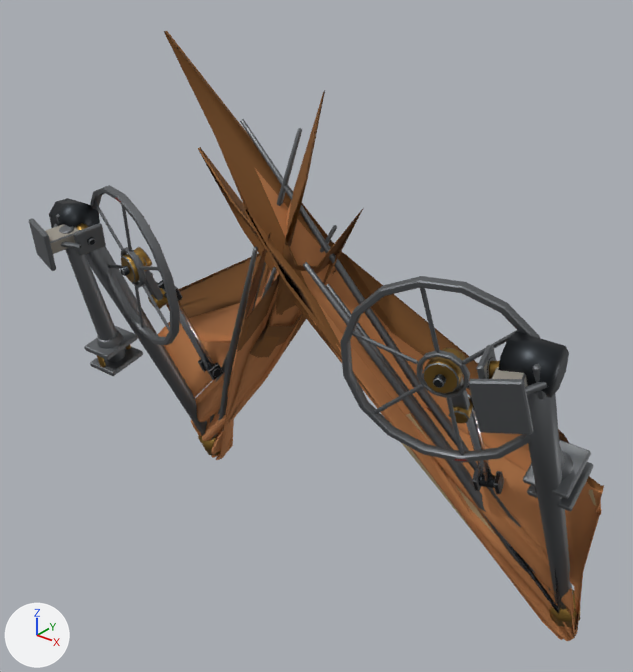
Renders of the FBX model Assets/Game/Art/Models/Vehicles/Ornithopter/ornithopter_worn.fbx from each side of a commit.
One viewpoint serves both versions: a camera (50 mm lens) standing at (2.15, -2.2, 1.64) and looking at (0.0, 0.48, -0.03). Every picture has the same lights, and +X, +Y and +Z are marked at lower left. The older version comes first.

The first picture shows 'Mesh_OrniWorn_Bearing_L', 'Mesh_OrniWorn_Bearing_R', 'Mesh_OrniWorn_Clamp_L', 'Mesh_OrniWorn_Clamp_R', 'Mesh_OrniWorn_Crank_L', 'Mesh_OrniWorn_Crank_R', 'Mesh_OrniWorn_Gear_L', 'Mesh_OrniWorn_Gear_R', 'Mesh_OrniWorn_Wing_L_Frame', 'Mesh_OrniWorn_Wing_L_Web', 'Mesh_OrniWorn_Wing_R_Frame', 'Mesh_OrniWorn_Wing_R_Web'.
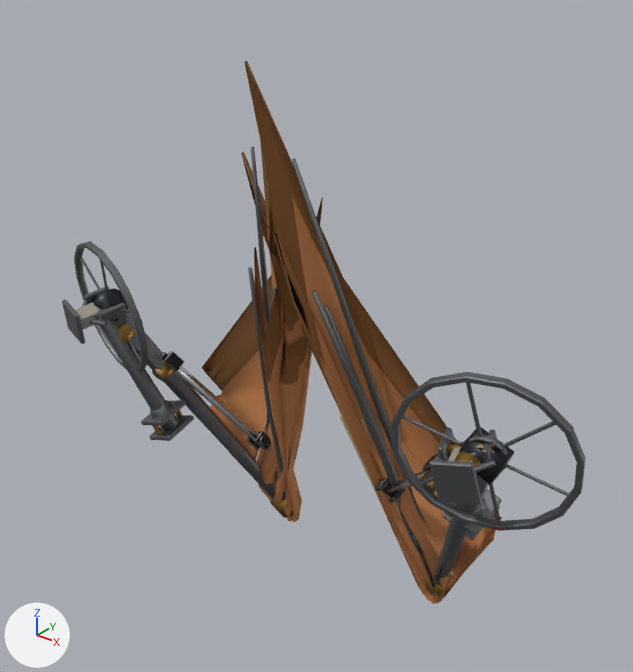
Changed parts and their boxes (x1, y1, x2, y2) in the pictures (633 x 672 px):
'Mesh_OrniWorn_Wing_L_Web', moved, turned, rescaled: before (164, 31, 604, 641); after (241, 61, 502, 604)
'Mesh_OrniWorn_Wing_R_Web', moved, turned, rescaled: before (157, 90, 364, 460); after (202, 141, 323, 522)
'Mesh_OrniWorn_Wing_L_Frame', moved, turned, rescaled: before (240, 119, 580, 627); after (292, 158, 514, 597)
'Mesh_OrniWorn_Gear_L', moved, rescaled (15% shorter): before (340, 276, 540, 463); after (391, 372, 586, 531)
'Mesh_OrniWorn_Wing_R_Frame', moved, turned, rescaled: before (49, 128, 337, 455); after (89, 146, 294, 518)
'Mesh_OrniWorn_Bearing_L', moved, rescaled (14% narrower, 14% shorter): before (468, 345, 547, 435); after (429, 428, 497, 505)
'Mesh_OrniWorn_Gear_R', moved, rescaled (18% narrower, 17% shorter): before (90, 185, 180, 345); after (74, 241, 148, 373)
'Mesh_OrniWorn_Clamp_R', moved, turned, rescaled: before (59, 225, 143, 376); after (95, 308, 194, 441)
'Mesh_OrniWorn_Crank_R', moved, turned, rescaled: before (134, 247, 223, 380); after (118, 322, 271, 450)
'Mesh_OrniWorn_Bearing_R', moved, rescaled: before (29, 214, 106, 271); after (62, 287, 128, 344)
'Mesh_OrniWorn_Crank_L', moved, turned, rescaled: before (441, 348, 504, 494); after (375, 451, 481, 502)
'Mesh_OrniWorn_Clamp_L', moved, turned, rescaled: before (523, 440, 593, 511); after (443, 489, 502, 540)

What changed in the scene script:
```text
Change ob_mesh_orniworn_bearing_l:
    ob_mesh_orniworn_bearing_l.location: (1.228, 0.252, -0.362) -> (1.08, 0.227, -0.628)
    ob_mesh_orniworn_bearing_l.scale: (1.37, 1.37, 1.37) -> (1.21, 1.21, 1.21)
Change ob_mesh_orniworn_bearing_r:
    ob_mesh_orniworn_bearing_r.location: (-1.199, 0.252, -0.362) -> (-1.054, 0.227, -0.628)
    ob_mesh_orniworn_bearing_r.scale: (1.37, 1.37, 1.37) -> (1.21, 1.21, 1.21)
Change ob_mesh_orniworn_wing_l_frame:
    ob_mesh_orniworn_wing_l_frame.location: (1.149, 0.638, -0.463) -> (0.774, 0.567, -0.71)
    ob_mesh_orniworn_wing_l_frame.rotation_euler: (-0.563, -2.994, 0.0928) -> (-0.599, -2.647, 0.104)  # degrees (-32, -172, 5.3) -> degrees (-34, -152, 6)
    ob_mesh_orniworn_wing_l_frame.scale: (1.78, 1.78, 1.78) -> (1.57, 1.57, 1.57)
Change ob_mesh_orniworn_crank_l:
    ob_mesh_orniworn_crank_l.location: (1.213, 0.517, -0.269) -> (0.822, 0.428, -0.744)
    ob_mesh_orniworn_crank_l.rotation_euler: (-0.557, 3.14, -0.0000438) -> (-0.557, -2.388, -0.00006)  # degrees (-32, 180, -0) -> degrees (-32, -137, -0)
    ob_mesh_orniworn_crank_l.scale: (1.37, 1.37, 1.37) -> (1.21, 1.45, 1.77)
Change ob_mesh_orniworn_clamp_l:
    ob_mesh_orniworn_clamp_l.location: (1.138, 0.517, -0.269) -> (0.823, 0.461, -0.547)
    ob_mesh_orniworn_clamp_l.rotation_euler: (-0.557, 3.14, -0.0000438) -> (-0.557, -2.794, -0.0000466)  # degrees (-32, 180, -0) -> degrees (-32, -160, -0)
    ob_mesh_orniworn_clamp_l.scale: (1.37, 1.37, 1.37) -> (1.21, 1.21, 1.21)
Change ob_mesh_orniworn_clamp_r:
    ob_mesh_orniworn_clamp_r.location: (-1.124, 0.252, -0.362) -> (-0.729, 0.227, -0.61)
    ob_mesh_orniworn_clamp_r.rotation_euler: (-0.207, 3.141, 0.0000476) -> (-0.207, 2.792, 0.0000508)  # degrees (-12, 180, 0) -> degrees (-12, 160, 0)
    ob_mesh_orniworn_clamp_r.scale: (1.37, 1.37, 1.37) -> (1.21, 1.21, 1.21)
Change ob_mesh_orniworn_wing_r_web:
    ob_mesh_orniworn_wing_r_web.location: (-1.148, 0.637, -0.461) -> (-0.719, 0.566, -0.699)
    ob_mesh_orniworn_wing_r_web.rotation_euler: (-0.563, 2.992, -0.093) -> (-0.6, 2.645, -0.105)  # degrees (-32, 171, -5.3) -> degrees (-34, 152, -6)
    ob_mesh_orniworn_wing_r_web.scale: (1.99, 1.99, 1.99) -> (1.75, 1.75, 1.75)
Change ob_mesh_orniworn_wing_r_frame:
    ob_mesh_orniworn_wing_r_frame.location: (-1.148, 0.637, -0.461) -> (-0.719, 0.566, -0.699)
    ob_mesh_orniworn_wing_r_frame.rotation_euler: (-0.563, 2.992, -0.093) -> (-0.6, 2.645, -0.105)  # degrees (-32, 171, -5.3) -> degrees (-34, 152, -6)
    ob_mesh_orniworn_wing_r_frame.scale: (1.78, 1.78, 1.78) -> (1.57, 1.57, 1.57)
Change ob_mesh_orniworn_gear_r:
    ob_mesh_orniworn_gear_r.location: (-1.199, 0.252, -0.362) -> (-1.33, 0.227, -0.541)
    ob_mesh_orniworn_gear_r.scale: (1.37, 1.37, 1.37) -> (1.21, 1.21, 1.21)
Change ob_mesh_orniworn_gear_l:
    ob_mesh_orniworn_gear_l.location: (1.228, 0.252, -0.362) -> (1.386, 0.192, -0.515)
    ob_mesh_orniworn_gear_l.scale: (1.37, 1.37, 1.37) -> (1.21, 1.21, 1.21)
Change ob_mesh_orniworn_wing_l_web:
    ob_mesh_orniworn_wing_l_web.location: (1.149, 0.638, -0.463) -> (0.774, 0.567, -0.71)
    ob_mesh_orniworn_wing_l_web.rotation_euler: (-0.563, -2.994, 0.0928) -> (-0.599, -2.647, 0.104)  # degrees (-32, -172, 5.3) -> degrees (-34, -152, 6)
    ob_mesh_orniworn_wing_l_web.scale: (2.17, 2.17, 2.17) -> (1.91, 1.91, 1.91)
Change ob_mesh_orniworn_crank_r:
    ob_mesh_orniworn_crank_r.location: (-1.214, 0.517, -0.269) -> (-0.896, 0.461, -0.789)
    ob_mesh_orniworn_crank_r.rotation_euler: (-0.557, 3.14, -0.0000438) -> (-0.557, 2.537, -0.000053)  # degrees (-32, 180, -0) -> degrees (-32, 145, -0)
    ob_mesh_orniworn_crank_r.scale: (1.37, 1.37, 1.37) -> (1.29, 1.36, 1.5)
```
